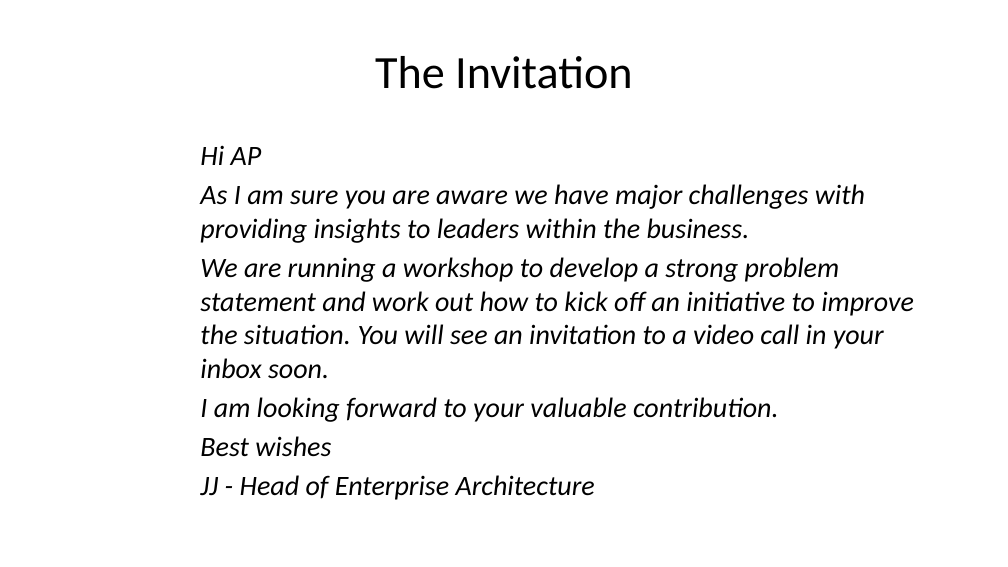
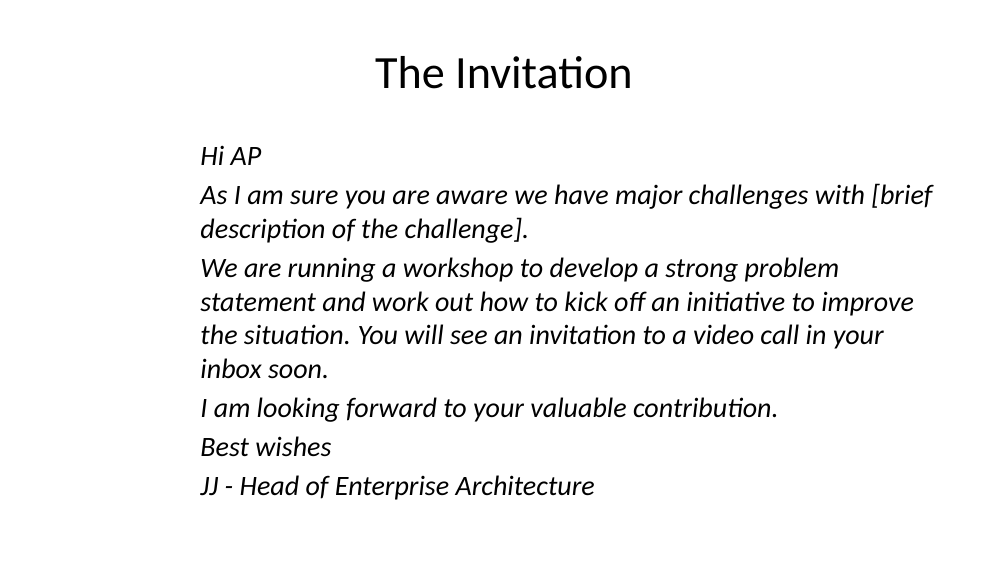
Before and after one commit to Open-Archypelago/Archypelago, a slide deck: slide 10 of building-blocks/problem-statement/Architecture-Challenge.pptx. Drawn at 1008x567 pixels with LibreOffice and Linux fonts; fonts in the diff are those of the drawing. Boxes give left, top, right and bottom in pixels: in the first picture for what was removed or moved away, otherwise in the second. Text is boxed around its words. In the diff, an @@ line names an element or a change of style, - is before the commit and + after.

```diff
--- a/building-blocks/problem-statement/Architecture-Challenge.pptx
+++ b/building-blocks/problem-statement/Architecture-Challenge.pptx
@@ text at (200,183,932,243): text changed @@
-As I am sure you are aware we have major challenges with providing insights to leaders within the business.
+As I am sure you are aware we have major challenges with [brief description of the challenge].
```
Also in this commit, not shown: 13 other slides changed, 2 slides removed, 8 other files.
